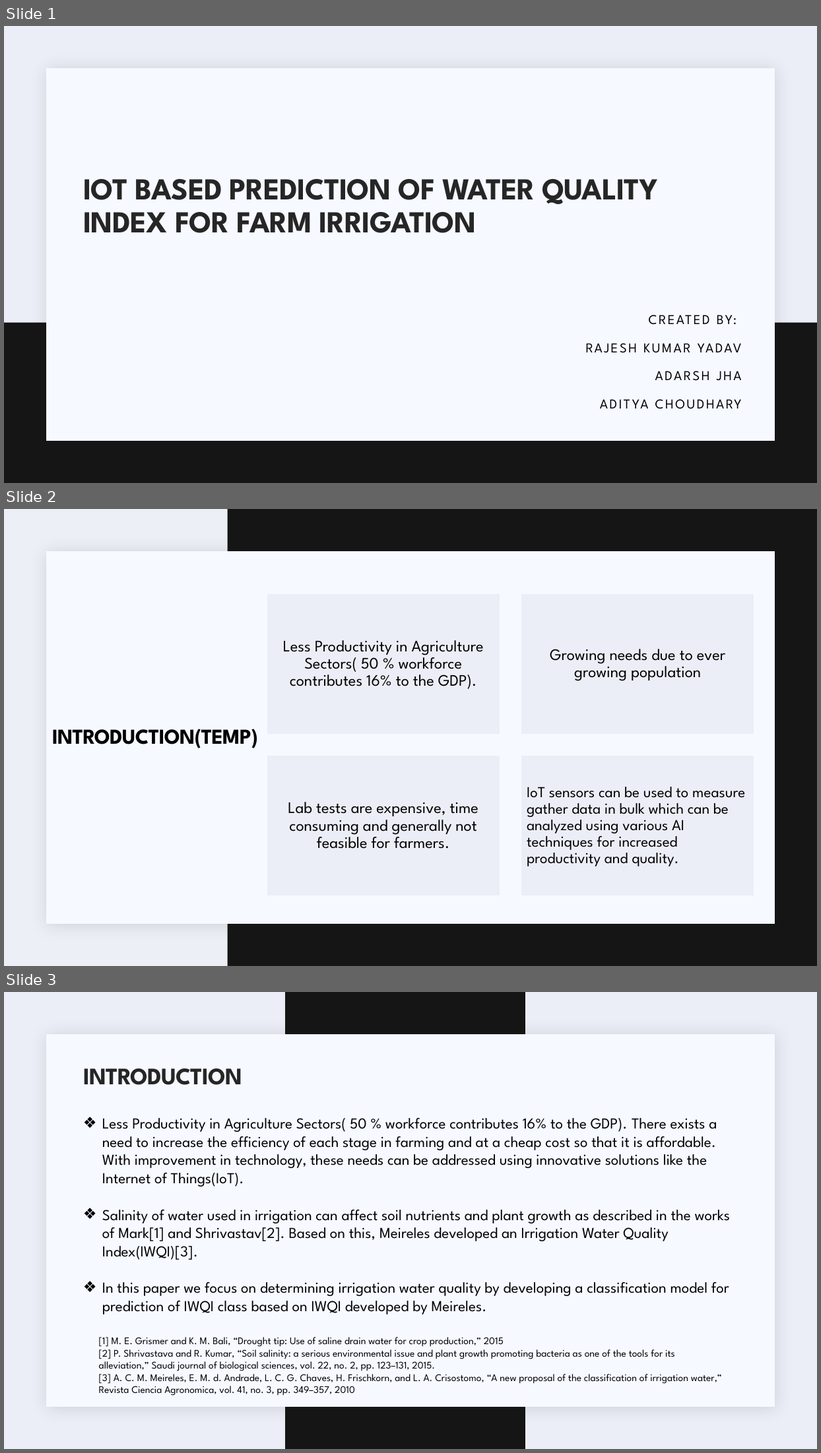
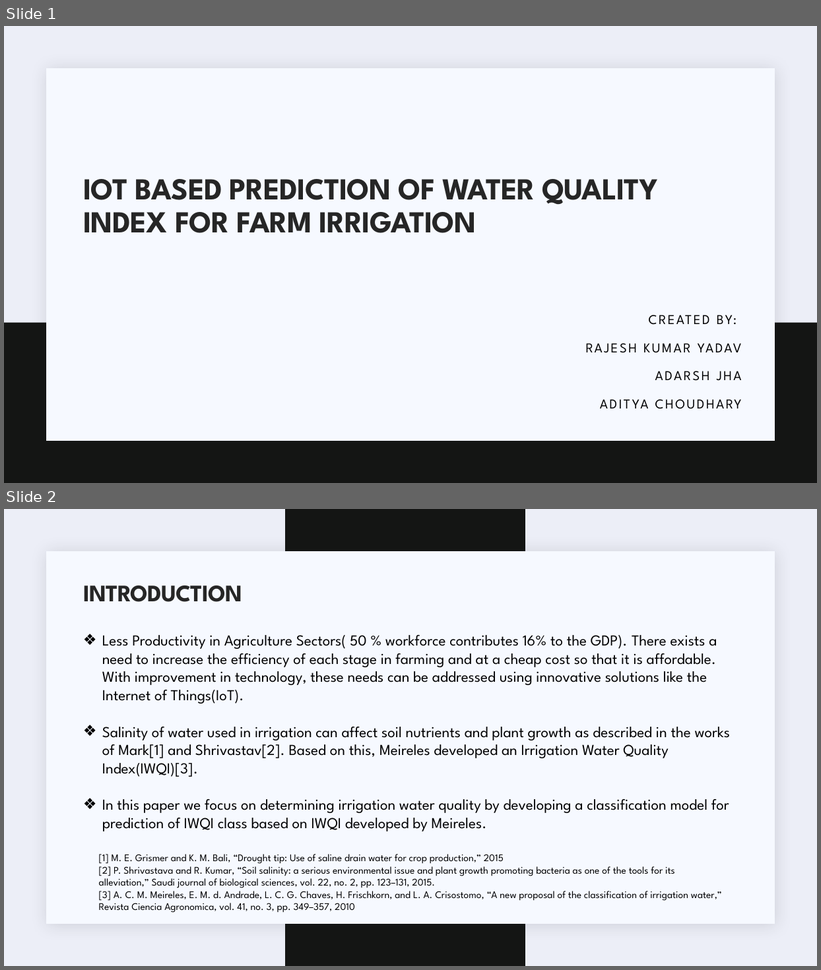
Before and after one commit to adarshjhaa100/IOT-project-major, a slide deck: ppt material/Final Presentation Iot IEEE paper.pptx. Shown one above the other, each under a label of ours: slides 1, 2 and 3 before the commit, slides 1 and 2 after it. The pictures are 821x1453 and 821x970 pixels, drawn with LibreOffice and Linux fonts; fonts in the diff are those of the drawing. Boxes give left, top, right and bottom in pixels: in the first picture for what was removed or moved away, otherwise in the second. Text is boxed around its words. In the diff, an @@ line names an element or a change of style, - is before the commit and + after.

```diff
--- a/ppt material/Final Presentation Iot IEEE paper.pptx
+++ b/ppt material/Final Presentation Iot IEEE paper.pptx
@@ slide 2 removed at (4,509,817,966), background #EDEFF7; not listed: 1 template element that a slide beside it also shows @@
@@ rectangle removed at (227,509,817,966) @@
@@ title removed at (52,729,258,749) @@
-INTRODUCTION(TEMP)
@@ group removed at (267,594,754,896): 4 rectangles, 4 texts @@
-Less Productivity in Agriculture Sectors( 50 % workforce contributes 16% to the GDP).
-Growing needs due to ever growing population
-Lab tests are expensive, time consuming and generally not feasible for farmers.
-IoT sensors can be used to measure gather data in bulk which can be analyzed using various AI techniques for increased productivity and quality.
@@ what was slide 3 is now slide 2 @@
```
Also in this commit, not shown: 1 other file.
